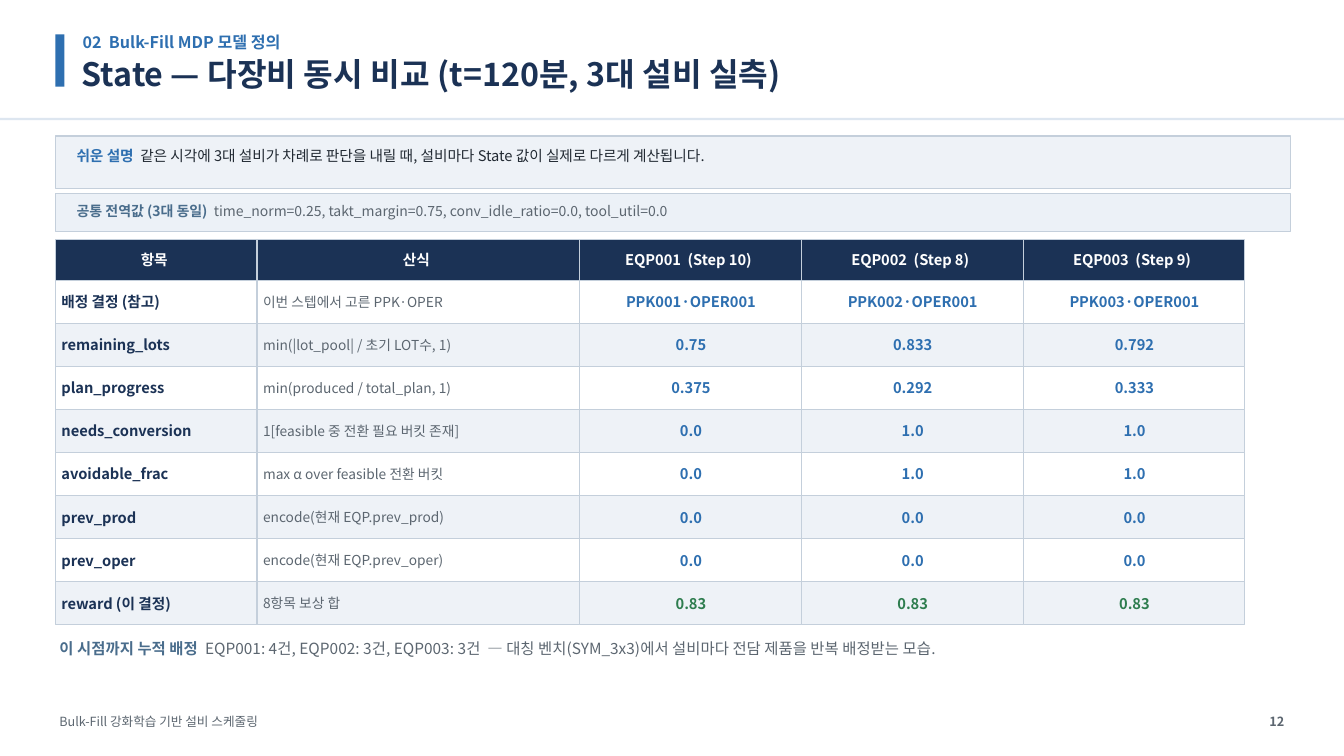
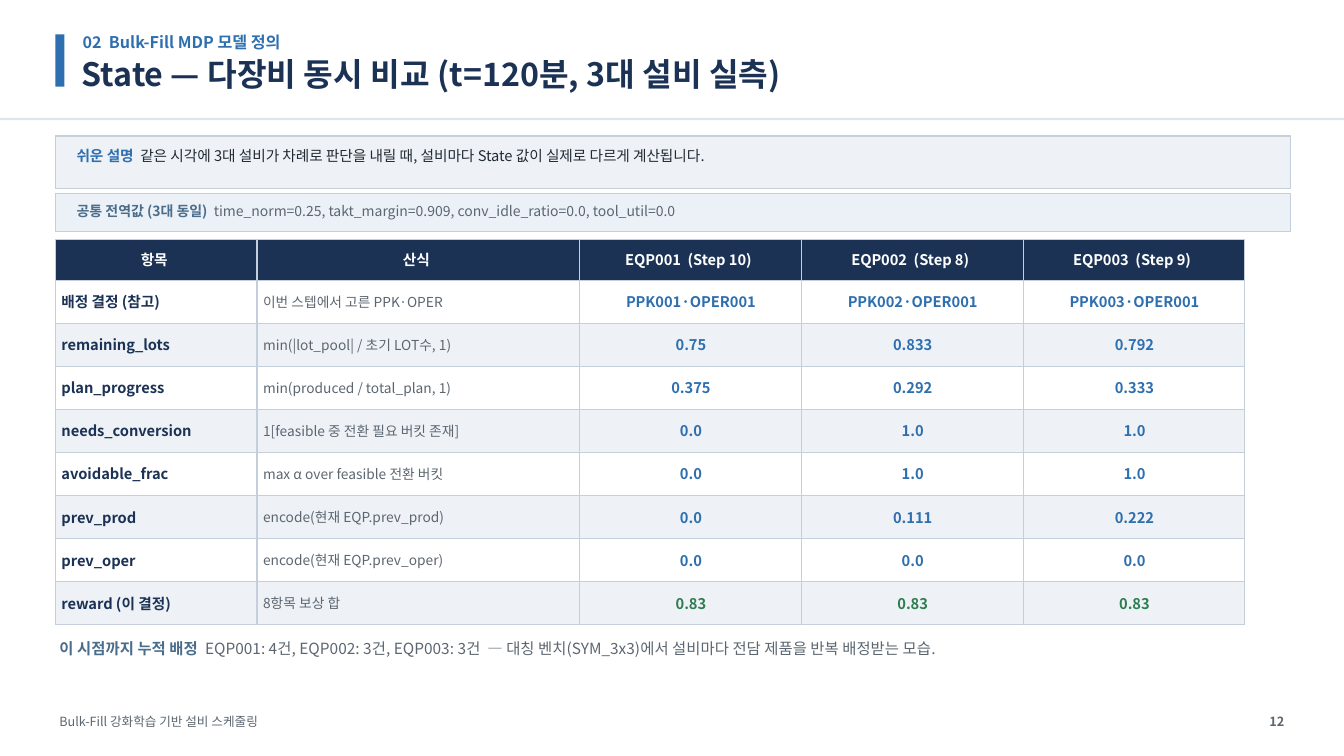
Before and after one commit to relighting123/pjt_scheduling, a slide deck: slide 12 of docs/BulkFill_스케줄링_발표자료.pptx. Drawn at 1344x756 pixels with LibreOffice and Linux fonts; fonts in the diff are those of the drawing. Boxes give left, top, right and bottom in pixels: in the first picture for what was removed or moved away, otherwise in the second. Text is boxed around its words. In the diff, an @@ line names an element or a change of style, - is before the commit and + after.

```diff
--- a/docs/BulkFill_스케줄링_발표자료.pptx
+++ b/docs/BulkFill_스케줄링_발표자료.pptx
@@ text at bbox=[77, 204, 675, 220]: text changed @@
-공통 전역값 (3대 동일) time_norm=0.25, takt_margin=0.75, conv_idle_ratio=0.0, tool_util=0.0
+공통 전역값 (3대 동일) time_norm=0.25, takt_margin=0.909, conv_idle_ratio=0.0, tool_util=0.0
@@ text in rectangle at bbox=[893, 512, 932, 523]: text changed @@
-0.0
+0.111
@@ text in rectangle at bbox=[1115, 512, 1154, 523]: text changed @@
-0.0
+0.222
```
Also in this commit, not shown: 2 other slides changed, 3 other files.
